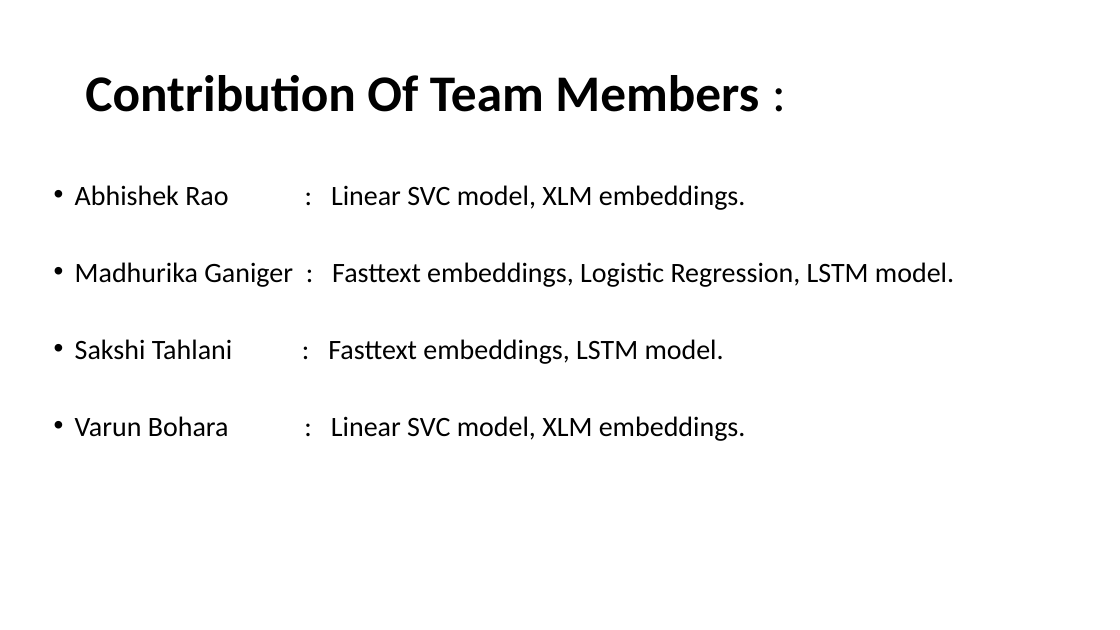
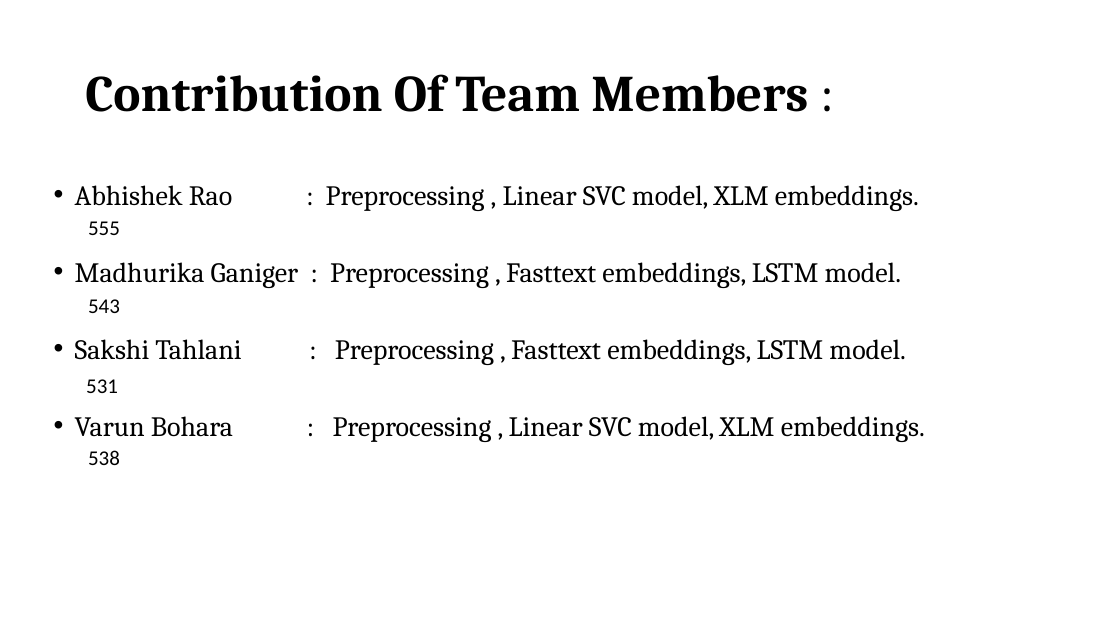
Before and after one commit to VarunBohara/Mini-Project-Documents, a slide deck: slide 3 of DMA - Final PPT.pptx (slide 6 before the commit). Drawn at 1120x630 pixels with LibreOffice and Linux fonts; fonts in the diff are those of the drawing. Boxes give left, top, right and bottom in pixels: in the first picture for what was removed or moved away, otherwise in the second. Text is boxed around its words. In the diff, an @@ line names an element or a change of style, - is before the commit and + after.

```diff
--- a/DMA - Final PPT.pptx
+++ b/DMA - Final PPT.pptx
@@ title "Contribution Of Team Members :" at bbox=[85, 74, 808, 112]: font Calibri to Cambria @@
@@ text at bbox=[75, 185, 925, 442]: text changed; font Calibri to Cambria @@
-• Abhishek Rao : Linear SVC model, XLM embeddings.
-• Madhurika Ganiger : Fasttext embeddings, Logistic Regression, LSTM model.
-• Sakshi Tahlani : Fasttext embeddings, LSTM model.
-• Varun Bohara : Linear SVC model, XLM embeddings.
+• Abhishek Rao : Preprocessing , Linear SVC model, XLM embeddings.
+• Madhurika Ganiger : Preprocessing , Fasttext embeddings, LSTM model.
+• Sakshi Tahlani : Preprocessing , Fasttext embeddings, LSTM model.
+• Varun Bohara : Preprocessing , Linear SVC model, XLM embeddings.
@@ text added at bbox=[88, 221, 120, 235], 18 pt, text #000000 @@
+555
@@ text added at bbox=[88, 299, 120, 313], 18 pt, text #000000 @@
+543
@@ text added at bbox=[86, 379, 118, 393], 18 pt, text #000000 @@
+531
@@ text added at bbox=[88, 450, 120, 465], 18 pt, text #000000 @@
+538
```
Also in this commit, not shown: 3 other slides changed, 1 slide added.
